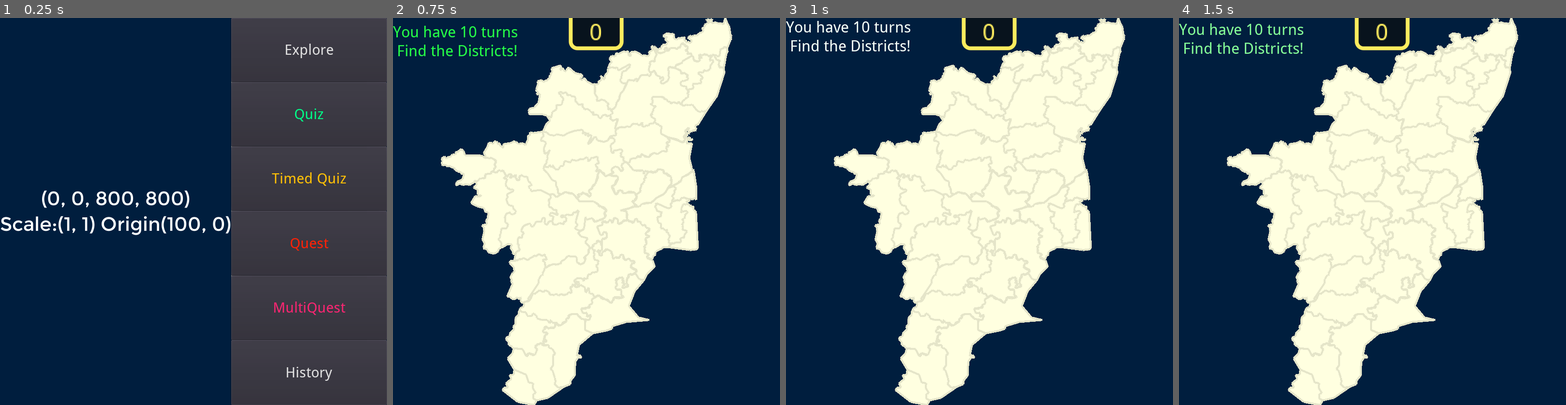
Above: before the commit, frames 1-4 (left to right).
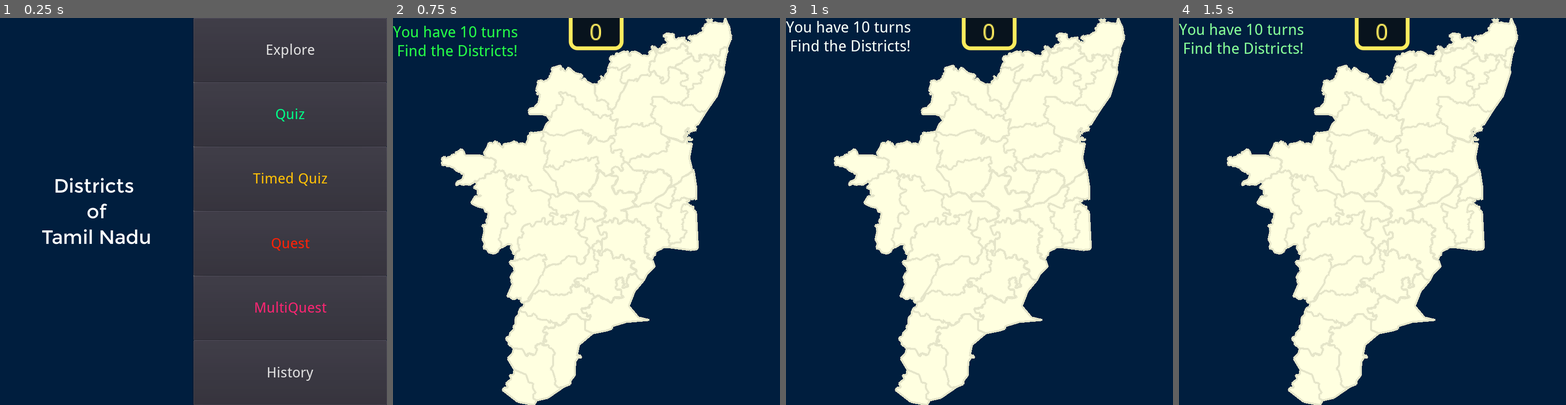
Above: after the commit, the same moments.

Repository: sharun-s/godot-tn
Game: Godot game, scene res://Node2D.tscn
The game is run twice, just before and just after one commit, with the same random seed, the same clock (stepped at 60 frames per second) and the same inputs.
Inputs (mouse positions are in pixels of both pictures, inside the frame that each line leads up to):
- Up to frame 1 (0.25 s): no input
- Up to frame 2 (0.75 s): click "Quiz" at 0.5 s
- Up to frame 3 (1 s): no input
- Up to frame 4 (1.5 s): tap Enter at 1.25 s; drag from (1418, 168) to (1465, 56) at 1.27 s

The runs differ from the first frame. In frame 1, 13% of the frame differs, in the area x 0-90%, y 0-100%; in frame 2, nothing differs; in frame 3, nothing differs; in frame 4, nothing differs.

Commit message:
bugfix: history mode labels were being shown before animation was complete also they were being removed to fast after anim was complete. added a delay handling of dissolved districts needs to be better. currently just a hack using names function removed borders function cuz was non obvious what it was for but will probably readd as now clear it was solving the visible gaps between district issue now just aiming for better readability

Diff:
--- a/TN.gd
+++ b/TN.gd
@@ -161,7 +161,7 @@
 			#add_child(test)
 			#cnt=cnt+1
 		#main.color=Color(rng.randf_range(0.6,1.0), rng.randf_range(0.0,1.0), rng.randf_range(0.0,0.26))
-	main.color=deselect_color#.darkened(.05)
+	main.color=Color(0.44, .87, .97, .5)
 	#Color(rng.randf_range(0.1,0.54), rng.randf_range(0.3,0.8), rng.randf_range(0.2,0.91))
 	return main
 
@@ -188,36 +188,6 @@
 #func applyshore(district):
 #	var dp:Polygon2D=get_node(district).get_child(0)
 #	dp.material=shore
-
-func addstateborder(b, nm='x'):
-	var t:=Transform2D()
-	t=t.scaled(Vector2(8,8))
-	t.origin=Vector2(-620,-430)# magic bs use standard geojson
-	var borderpath:=Line2D.new()
-	for i in range(0, b.size(),2):
-		borderpath.add_point(t.xform(Vector2(b[i],b[i+1])))
-	borderpath.default_color=deselect_color#Color.white
-	if nm!='x':
-		borderpath.width=2
-		#borderpath.texture_mode=Line2D.LINE_TEXTURE_STRETCH
-		#borderpath.material=shore
-	else:
-		borderpath.width=2
-	add_child(borderpath)
-
-func addstatepoly(b, _nm='x'):
-	var t:=Transform2D()
-	t=t.scaled(Vector2(8,8))
-	t.origin=Vector2(-620,-430)# magic bs use standard geojson
-	var borderpoly:=Polygon2D.new()
-	var shape:=PoolVector2Array()
-	for i in range(0, b.size(),2):
-		shape.append(t.xform(Vector2(b[i],b[i+1])))
-	borderpoly.polygon=shape
-	borderpoly.color=deselect_color.darkened(.83)
-	borderpoly.z_index=-1
-	#borderpoly.name=nm
-	add_child(borderpoly)
 
 var citygrades=['','Muni Corporation','Municipality Selection grade','Municipality Special grade','Municipality First grade','Municipality Second grade']
 func _ready():
@@ -237,11 +207,7 @@
 			node.connect('input_event', self, 'on_district_select',[node.name])
 		#if node is Label:
 		#	node.set("custom_colors/font_color","70fa80")
-	#addstateborder(ka_ke)
-	#addstateborder(kewest, 'kewest')
-	#addstateborder(kawest, 'kawest')
-	#addstateborder(apeast, 'apes')
-	#addstateborder(ka_ap)
+
 	var t=get_viewport_transform()
 	var viewp=get_viewport_rect()
 	print(viewp)
@@ -266,7 +232,8 @@
 	print(t.origin)
 	$Label.rect_scale=Vector2(1/scale.x, 1/scale.y)
 	$HUD/Score.rect_scale=Vector2(2/scale.x, 2/scale.y)
-	$HUD/StartScreen/Title.text=str(get_viewport_rect())+"\nScale:"+str(scale)+' Origin'+str(t.origin)
+	#for debugging resolution
+	#$HUD/StartScreen/Title.text=str(get_viewport_rect())+"\nScale:"+str(scale)+' Origin'+str(t.origin)
 
 
 var dhistory=[{
@@ -392,20 +359,21 @@
 			tmp.hide() #show the polys after animation is done
 			tmp.show_behind_parent=true
 			tmp.name=i+'history'#year
-			tmp.add_to_group(year)
 		if has_node(i+'history'):
 			#remove_child(get_node(i+'history'))
+			print('freeing '+i+'history')
 			get_node(i+'history').free()
 		if tmp!=null:
 			add_child(tmp)
+			tmp.add_to_group(year)
+			print(tmp.color)
 			nodesadded+=1
 			if has_node('Districts/lbl'+i):
-				get_node('Districts/lbl'+i).show()
 				get_node('Districts/lbl'+i).add_to_group(year)
 			else:
 				add_label(i, get_node('Districts/'+data[i][0][0]).position, year)
 		else:
-			print(year," not adding ",i)
+			print(year," disolved ",i)
 	print(year, 'added polys', nodesadded)
 
 func _unhandled_input(event):
@@ -632,23 +600,6 @@
 	$Timer.wait_time=period
 	$Timer.start()
 
-#func process(_delta):
-#	walkpath.show()
-
-func borders(show):
-	if show:
-		#dont clear borders
-		clear_borders=false
-		border_width=2
-		border_color=Color.darkgray
-		update()
-	else:
-		print('removing borders')
-		clear_borders=true
-		border_width=4
-		border_color=deselect_color# Color.transparent
-		update()
-
 func reset():
 	score=0
 	attempts=0
@@ -657,8 +608,6 @@
 	disableui()
 	#$HUD/Grid.hide()
 	disappear()
-	#if game_in_progress==2:
-	#	borders(false)
 	if selected_district!='':
 		deselect()
 		$Label.text=''
@@ -804,18 +753,18 @@
 
 func name(n):
 	#print(n.name)
-	if n.name == 'North Arcothistory':
+	if n == 'North Arcot' or n=='North Arcothistory':
 		return 'Tiruvannamalai'
-	elif n.name == 'South Arcothistory':
+	elif n == 'South Arcot' or n=='South Arcothistory':
 		return 'Cuddalore'
-	elif n.name == 'Chinglepethistory':
+	elif n == 'Chinglepet' or n=='Chinglepethistory':
 		return 'Kanchipuram'
-	elif n.name == 'Trichyhistory':
+	elif n == 'Trichy':
 		return 'Tiruchirapalli'
-	elif n.name == 'Madrashistory':
+	elif n == 'Madrashistory':
 		return 'Chennai'
 	else:
-		return n.name.replace('history','')
+		return n.replace('history','')
 
 var clear_borders:=false
 
@@ -845,7 +794,7 @@
 	history_stopped_pressed=false
 	history_pause_pressed=false
 	game_in_progress=2
-	#borders(false)
+	#clear all existing borders
 	border_color=deselect_color
 	border_width=4
 	update()
@@ -867,7 +816,7 @@
 	for n in get_tree().get_nodes_in_group(years[current_year]):
 		if n is Polygon2D:
 			names.append(n.name.replace('history',''))
-			newlist.append({node=n, loc=center('Districts/'+name(n))}) #get_node(name(n)).position#d[name(n)]})
+			newlist.append({node=n, loc=center( 'Districts/' + name(n.name) )})
 	$HistoryAnimator.start(old, newlist)
 	# HistoryControl ie stop button is shown only after animation starts
 	$HUD/HistoryControl.show()
@@ -875,10 +824,13 @@
 	#print('init move complete')
 	add_to_dist_timeline(names)
 	get_tree().call_group(years[current_year],"show")
-	border_color=Color.darkblue.lightened(.6)
-	#border_width=4
+	border_color=Color(0, 0.4, 0.5, 1.0)
+	border_width=4
 	current_year=current_year+1
-	update() # draws borders
+	# borders have been updated redraw
+	update()
+	# wait for a bit before next step
+	yield(get_tree().create_timer(2.0), "timeout")
 
 	while history_stopped_pressed==false and history_pause_pressed==false:
 		if current_year>=len(years):
@@ -888,9 +840,10 @@
 		yield($HistoryAnimator, "move_complete")
 		get_tree().call_group(years[current_year],"show")
 		current_year=current_year+1
+		#borders will be drawn for current year -1
 		update() # TODO very delicate since its tied to current_year-1
-		#borders(true) # borders will be drawn for current year -1
-	print(current_year, ' done')
+		yield(get_tree().create_timer(2.0), "timeout")
+
 
 func history_next_animate():
 	#get_tree().set_group(years[current_year-1],"modulate",Color(0.0,0.0,0.0))
@@ -903,11 +856,11 @@
 	var names=[]
 	var newlist=[]
 	var key=dhistory[current_year].keys()[0]
-	var old=[{node=get_node(key+'history'), loc=center('Districts/'+name(get_node(key+'history')))}]#get_node(name(get_node(key+'history'))).position}]#get_node(name(key)).position}] #get_node(key).position}]
+	var old=[{node=get_node(key+'history'), loc=center('Districts/'+name(key))}]
 	for n in get_tree().get_nodes_in_group(years[current_year]):
 		if n is Polygon2D:
 			names.append(n.name.replace('history',''))
-			newlist.append({node=n, loc=center('Districts/'+name(n))})#get_node(name(n)).position}) #d[name(n)]})
+			newlist.append({node=n, loc=center('Districts/'+ name(n.name))})
 	$HistoryAnimator.start(old, newlist)
 	add_to_dist_timeline(names)
 
